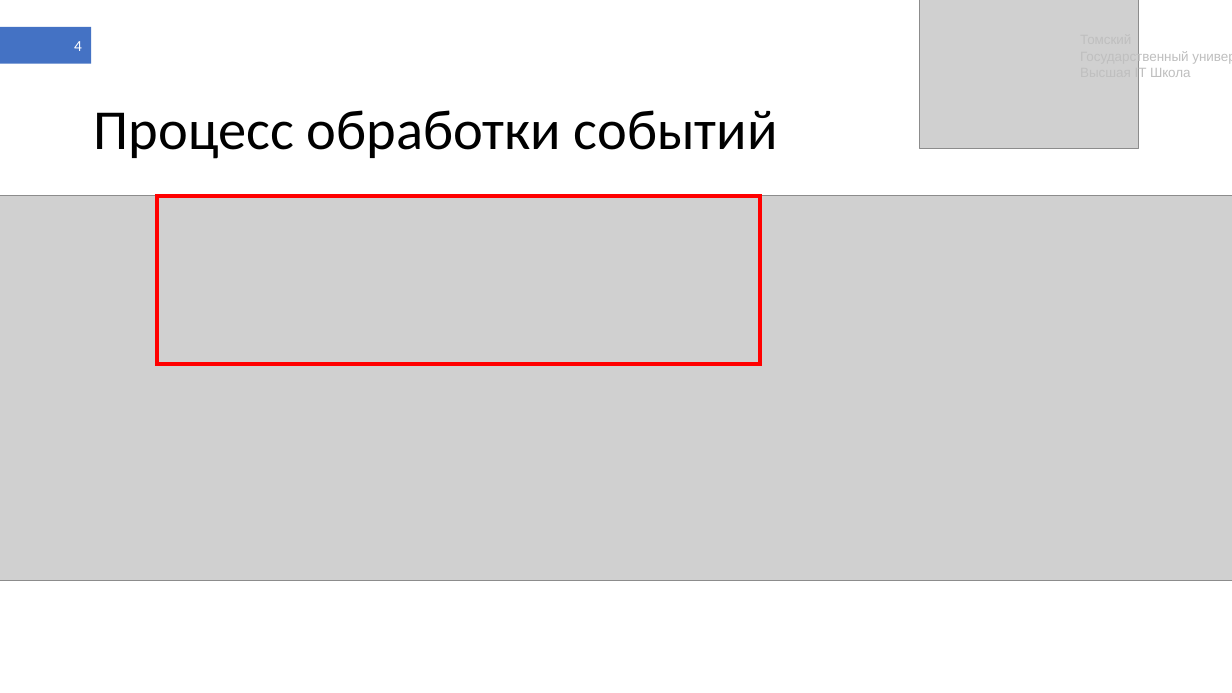
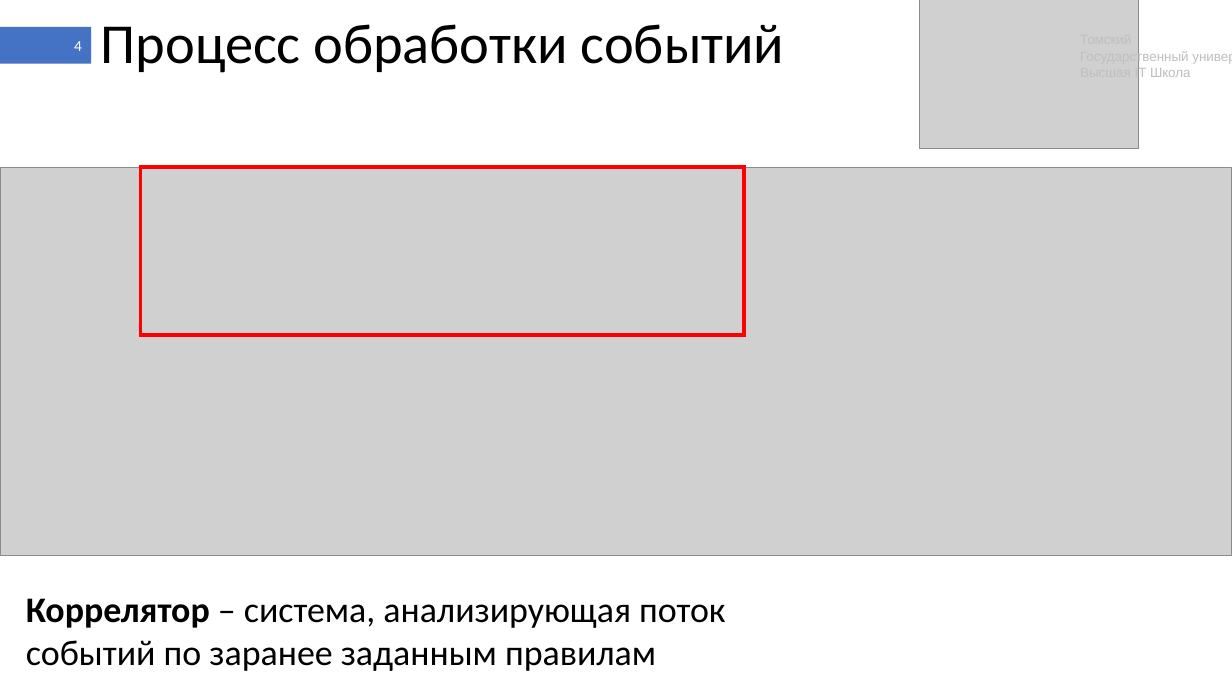
Before and after one commit to shameoff/GraduateWork, a slide deck: slide 4 of Презентация ВКР (в шаблоне).pptx. Drawn at 1232x693 pixels with LibreOffice and Linux fonts; fonts in the diff are those of the drawing; grey boxes stand for pictures. Boxes give left, top, right and bottom in pixels: in the first picture for what was removed or moved away, otherwise in the second. Text is boxed around its words. In the diff, an @@ line names an element or a change of style, - is before the commit and + after.

```diff
--- a/Презентация ВКР (в шаблоне).pptx
+++ b/Презентация ВКР (в шаблоне).pptx
@@ title "Процесс обработки событий" moved from (x1=94, y1=110, x2=778, y2=159) to (x1=101, y1=24, x2=784, y2=73) @@
@@ picture resized from (x1=0, y1=196, x2=1232, y2=580) to (x1=0, y1=167, x2=1232, y2=556) @@
@@ rectangle moved from (x1=157, y1=196, x2=761, y2=364) to (x1=140, y1=167, x2=744, y2=335) @@
@@ text added at (x1=26, y1=598, x2=725, y2=671), 28 pt, text #000000 @@
+Коррелятор – система, анализирующая поток событий по заранее заданным правилам
```
Also in this commit, not shown: 38 other slides changed, 1 other file.
